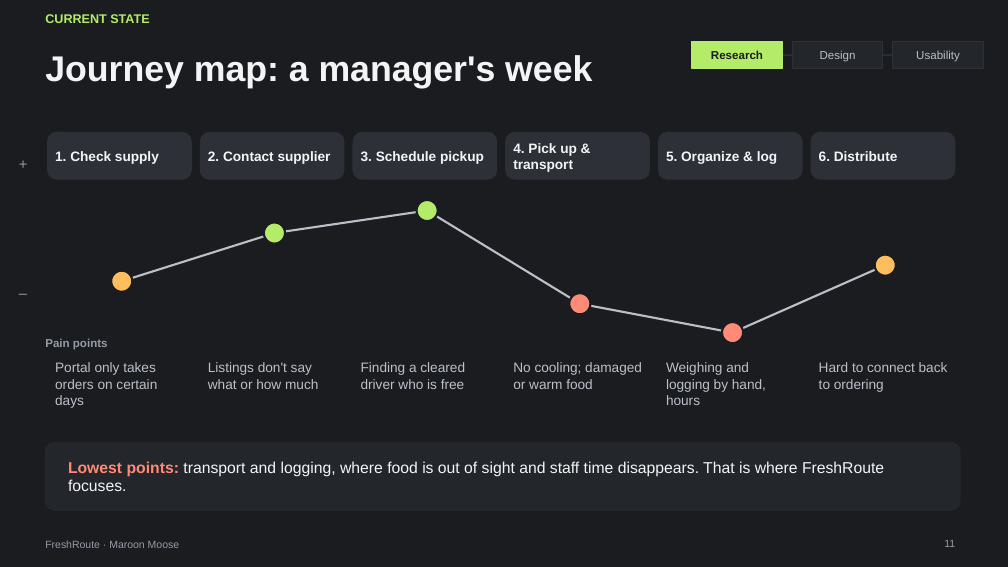
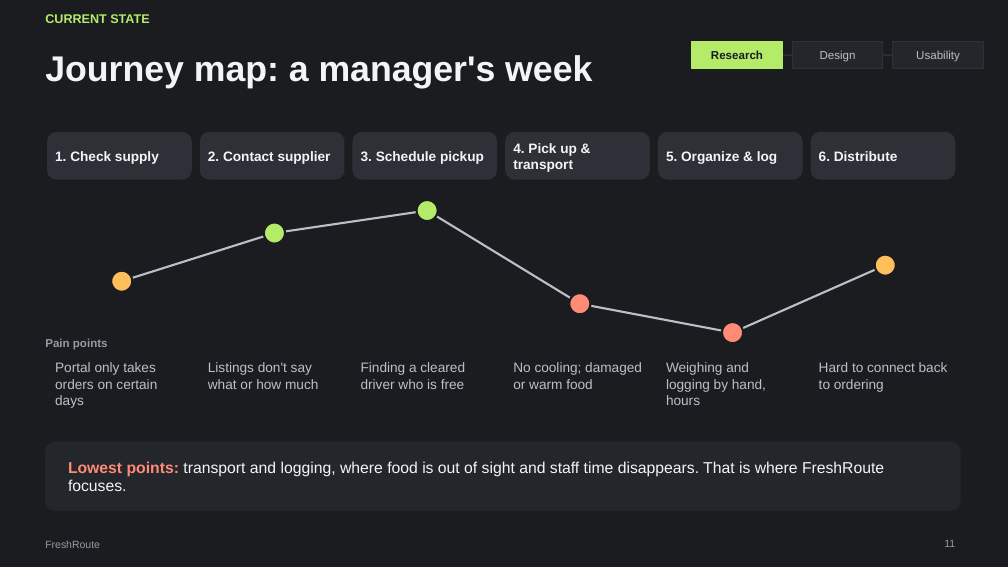
Before and after one commit to ojellyneck44/freshroute, a slide deck: slide 11 of docs/deck/FreshRoute-Final-Presentation.pptx. Drawn at 1008x567 pixels with LibreOffice and Linux fonts; fonts in the diff are those of the drawing. Boxes give left, top, right and bottom in pixels: in the first picture for what was removed or moved away, otherwise in the second. Text is boxed around its words. In the diff, an @@ line names an element or a change of style, - is before the commit and + after.

```diff
--- a/docs/deck/FreshRoute-Final-Presentation.pptx
+++ b/docs/deck/FreshRoute-Final-Presentation.pptx
@@ text removed at <box>19,155,42,178</box> @@
-+
@@ text removed at <box>19,284,42,306</box> @@
-–
@@ text at <box>45,540,100,548</box>: text changed @@
-FreshRoute · Maroon Moose
+FreshRoute
```
Also in this commit, not shown: 29 other slides changed, 2 other files.
